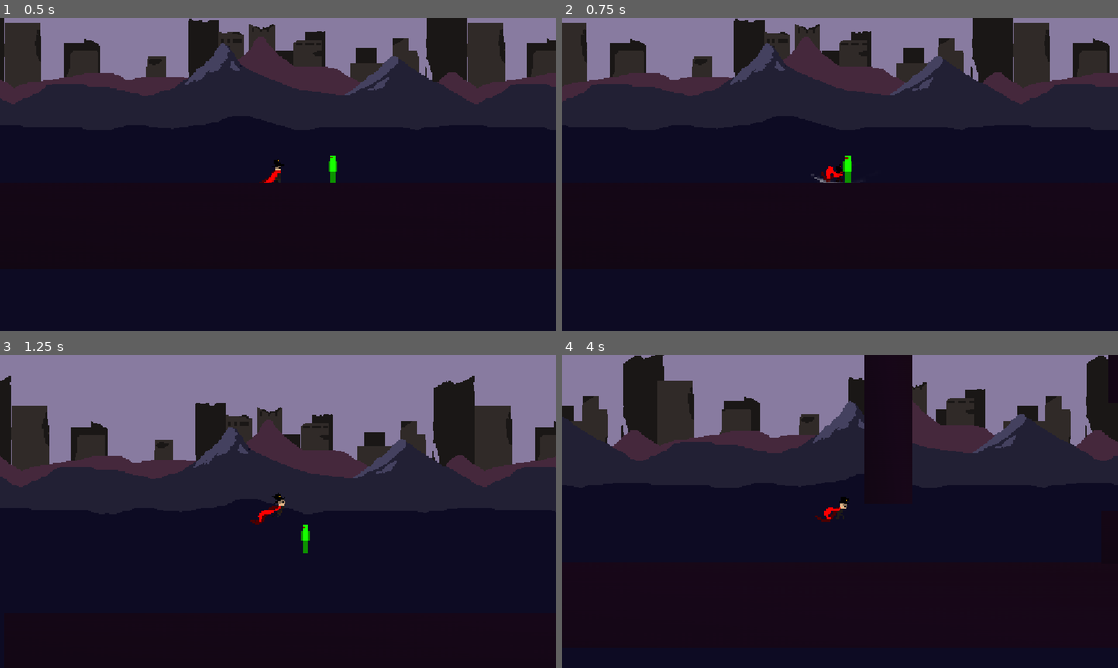
Above: before the commit, frames 1-4 (two rows, left to right).
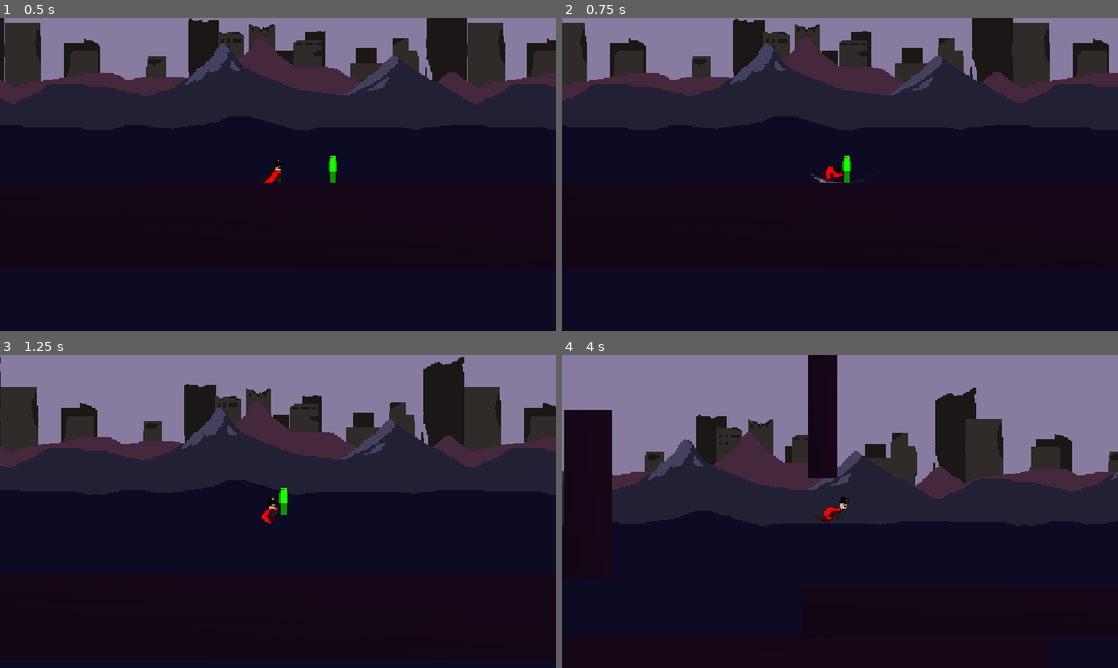
Above: after the commit, the same moments.

Repository: Tyulo13/GDC-Club-Game
Game: Godot game, scene res://scenes/level.tscn
The game is run twice, just before and just after one commit, with the same random seed, the same clock (stepped at 60 frames per second) and the same inputs.
Inputs:
- Up to frame 1 (0.5 s): no input
- Up to frame 2 (0.75 s): tap Enter (attack) at 0.5, 0.6 s; hold D (move_right) from 0.53 s (still down); hold Shift (dash) from 0.53 s (still down)
- Up to frame 3 (1.25 s): keep holding D (move_right); keep holding Shift (dash); tap Space (jump) at 0.77, 1.07 s
- Up to frame 4 (4 s): release Shift (dash) at 1.28 s; tap Shift (dash) at 1.35, 3.05 s; tap Space (jump) at 1.52, 1.55, 1.82, 2.1, 3.02, 3.32, 3.77, 3.8 s; release D (move_right) at 2.03 s; hold A (move_left) 2.03-2.78 s; tap Enter (attack) at 2.3, 2.85 s; hold D (move_right) from 2.78 s (still down); hold Shift (dash) from 3.53 s (still down)

Frame 1 is identical in both runs. In frame 2, 0.3% of the frame differs, in the area x 0-99%, y 0-53%; in frame 3, 13%; in frame 4, 25%, in the area x 0-100%, y 0-54%.

Commit message:
almost finalized grappling hook system
mostly works now

Diff:
--- a/scenes/grapple_hook_system.tscn
+++ b/scenes/grapple_hook_system.tscn
@@ -12,11 +12,11 @@
 
 [node name="HookPoint" type="RigidBody2D" parent="."]
 position = Vector2(0, 51)
-gravity_scale = 0.0
+collision_layer = 0
+collision_mask = 0
 
 [node name="CollisionShape2D" type="CollisionShape2D" parent="HookPoint"]
 shape = SubResource("CircleShape2D_14hbs")
-disabled = true
 
 [node name="Sprite2D" type="Sprite2D" parent="HookPoint"]
 texture = ExtResource("1_tgkgx")
@@ -33,10 +33,11 @@
 modulate = Color(0.7689408, 0.16040173, 0.2296952, 1)
 texture = ExtResource("1_tgkgx")
 
+[node name="PinJoint2D" type="PinJoint2D" parent="HitPoint"]
+node_a = NodePath("..")
+node_b = NodePath("../../HookPoint")
+softness = 1.0
+
 [node name="GrappleHook" parent="." instance=ExtResource("2_l8v3n")]
 
-[node name="PinJoint2D" type="PinJoint2D" parent="."]
-node_a = NodePath("../HitPoint")
-node_b = NodePath("../HookPoint")
-
 [connection signal="body_entered" from="GrappleHook" to="." method="_on_grapple_hook_body_entered"]
--- a/scripts/character_body_2d.gd
+++ b/scripts/character_body_2d.gd
@@ -2,6 +2,7 @@
 @export var HEALTH : float = 10.0
 @export var IFRAMES : float = 0.0
 @export var grapplehook : PackedScene
+@export var isHooked : bool = false
 @export var level : Node2D
 
 const SPEED = 120.0
@@ -42,6 +43,8 @@
 
 func _physics_process(delta: float) -> void:
 	var direction := Input.get_axis("move_left", "move_right")
+	global_rotation = 0
+
 
 	if IFRAMES > 0:
 		$AnimatedSprite2D.modulate = Color(1, 0, 0)
@@ -49,152 +52,156 @@
 	else:
 		$AnimatedSprite2D.modulate = Color(1, 1,1)
 		IFRAMES = 0
-
-	if !is_on_wall_only() or !direction:
-		if velocity.y < 0:
-			GRAVITY = 600 # rise gravity
-		elif velocity.y < 100:
-			GRAVITY = 500 # apex gravity
-		else:
-			GRAVITY = 1000 # fall gravity
-
-	# adding gravity
-	if !is_on_floor():
-		velocity.y += GRAVITY * delta
-	# jump buffer
-	if Input.is_action_just_pressed("jump"):
-		$JumpBuffer.start()
-
-	# coyote time
-	if is_on_floor():
-		canDOUBLEJUMP = true
-		if canRegainDASH:
-			canDASH = true
-		if coyote_time_activated:
-			coyote_time_activated = false
+	if not isHooked: # if the player isn't attached to the grappling hook, apply movement as usual
+
+		if !is_on_wall_only() or !direction:
+			if velocity.y < 0:
+				GRAVITY = 600 # rise gravity
+			elif velocity.y < 100:
+				GRAVITY = 500 # apex gravity
+			else:
+				GRAVITY = 1000 # fall gravity
+
+		# adding gravity
+		if !is_on_floor():
+			velocity.y += GRAVITY * delta
+		# jump buffer
+		if Input.is_action_just_pressed("jump"):
+			$JumpBuffer.start()
+
+		# coyote time
+		if is_on_floor():
+			canDOUBLEJUMP = true
+			if canRegainDASH:
+				canDASH = true
+			if coyote_time_activated:
+				coyote_time_activated = false
+				$CoyoteTime.stop()
+		else:
+			if !coyote_time_activated:
+				$CoyoteTime.start()
+				coyote_time_activated = true
+
+		# jumping
+		if !$JumpBuffer.is_stopped() and (is_on_floor() or !$CoyoteTime.is_stopped() or canDOUBLEJUMP) and !Input.is_action_pressed("move_down"):
+			$JumpBuffer.stop()
+			coyote_time_activated = true
+			if !is_on_floor() and $CoyoteTime.is_stopped() and canDOUBLEJUMP:
+				canDOUBLEJUMP = false
 			$CoyoteTime.stop()
-	else:
-		if !coyote_time_activated:
-			$CoyoteTime.start()
-			coyote_time_activated = true
-
-	# jumping
-	if !$JumpBuffer.is_stopped() and (is_on_floor() or !$CoyoteTime.is_stopped() or canDOUBLEJUMP) and !Input.is_action_pressed("move_down"):
-		$JumpBuffer.stop()
-		coyote_time_activated = true
-		if !is_on_floor() and $CoyoteTime.is_stopped() and canDOUBLEJUMP:
-			canDOUBLEJUMP = false
-		$CoyoteTime.stop()
-		velocity.y = JUMP_VELOCITY
-	# releasing jump
-	if Input.is_action_just_released("jump") and velocity.y < 0:
-		velocity.y = JUMP_VELOCITY / 3
-
-	if Input.is_action_just_pressed("move_left"):
-		InputDIRECTION = -1
-	if Input.is_action_just_pressed("move_right"):
-		InputDIRECTION = 1
-
-
-	# dive kick
-	if Input.is_action_just_pressed("jump") and Input.is_action_pressed("move_down") and !is_on_floor():
-		isDIVING = true
-		if direction:
-			velocity.x = 170 * direction
-		else:
-			velocity.x = 0
-		velocity.y = -100
-		await(get_tree().create_timer(0.1, true, false, true).timeout)
-		velocity.y = 900
-	else:
-		isDIVING = false
-
-	if Input.is_action_just_pressed("attack") and canATTACK == true and is_on_floor() and isDASHING == false:
-		canATTACK = false
-		attacking = true
-		$SliceAnim.play("default")
-		await(get_tree().create_timer(0.15, true, false, true).timeout)
-		attacking = false
-		await(get_tree().create_timer(0.1, true, false, true).timeout)
-		canATTACK = true
-
-	# moves the player left and right
-	if direction and !isWALLRUN:
-		if abs(velocity.x) > 250:
-			velocity.x = move_toward(velocity.x, direction * SPEED, 20)
-			# if high velocity, slowly decelerates the player to walking speed
-		else:
-			velocity.x = move_toward(velocity.x, direction * SPEED, 40)
-			# if low velocity, quickly deccelerates the player to walking speed
-	else:
-		if abs(velocity.x) > 250:
-			velocity.x = move_toward(velocity.x, 0, 20)
-			# if high velocity, slowly decelerates the player to stop
-		else:
-			velocity.x = move_toward(velocity.x, 0, 40)
-			# if low velocity, quickly deccelerates the player to stop
-
-	# dash input
-	if Input.is_action_just_pressed("dash") and canDASH and !is_on_wall_only() and velocity.x != 0:
-		isDASHING = true
-		velocity.y = velocity.y - velocity.y
-		velocity.x = velocity.x / 100
-		await(get_tree().create_timer(0.083, true, false, true).timeout)
-		velocity.y = velocity.y - velocity.y - 50
-		velocity.x = InputDIRECTION * (abs(velocity.x) + 550) # 550 = dash strength
-		canDASH = false
-		canRegainDASH = false
-
-		velocity.y = 0
-
-		await(get_tree().create_timer(0.247, true, false, true).timeout)
-		canRegainDASH = true
-		isDASHING = false
-
-		if is_on_floor() or !is_on_floor():
-			canDASH = true
-
-
-	# wall slide
-	if is_on_wall_only() and direction:
-		if velocity.y > 0 and !isWALLRUN:
-			velocity.y = 20
-		if Input.is_action_pressed("dash") and !isWALLRUN:
-			isWALLRUN = true
-			velocity.y = -300
-			await(get_tree().create_timer(0.2, true, false, true).timeout)
-			if is_on_wall_only():
-				hitstop(0.01, 0.02)
-				await(get_tree().create_timer(0.02, true, false, true).timeout)
-				canDOUBLEJUMP = true
-				isWALLRUN = false
-				velocity.y = -200
-				velocity.x = 300 * -direction
-
-	if (!is_on_wall_only() or Input.is_action_just_released("dash")) and isWALLRUN:
-		hitstop(0.01, 0.05)
-		await(get_tree().create_timer(0.05, true, false, true).timeout)
-		canDOUBLEJUMP = true
-		isWALLRUN = false
-		velocity.y = -200
-
-	if Input.is_action_just_pressed("grappling_hook"):
-		var direction_vector: Vector2 = Input.get_vector("move_left", "move_right", "move_up", "move_down")
-		if canHook:
-			canHook = false
-
-			hookclone = grapplehook.instantiate()
-
-			hookclone.global_position = self.global_position
-			hookclone.global_rotation = direction_vector.angle()
-			level.add_child(hookclone)
-			print(hookclone.name)
-			hookclone.player = self
-			hookclone.get_node("GrappleHook").apply_central_impulse((direction_vector * GRAPPLE_VELOCITY) + self.get_real_velocity())
+			velocity.y = JUMP_VELOCITY
+		# releasing jump
+		if Input.is_action_just_released("jump") and velocity.y < 0:
+			velocity.y = JUMP_VELOCITY / 3
+
+		if Input.is_action_just_pressed("move_left"):
+			InputDIRECTION = -1
+		if Input.is_action_just_pressed("move_right"):
+			InputDIRECTION = 1
+
+
+		# dive kick
+		if Input.is_action_just_pressed("jump") and Input.is_action_pressed("move_down") and !is_on_floor():
+			isDIVING = true
+			if direction:
+				velocity.x = 170 * direction
+			else:
+				velocity.x = 0
+			velocity.y = -100
+			await(get_tree().create_timer(0.1, true, false, true).timeout)
+			velocity.y = 900
+		else:
+			isDIVING = false
+
+		if Input.is_action_just_pressed("attack") and canATTACK == true and is_on_floor() and isDASHING == false:
+			canATTACK = false
+			attacking = true
+			$SliceAnim.play("default")
+			await(get_tree().create_timer(0.15, true, false, true).timeout)
+			attacking = false
+			await(get_tree().create_timer(0.1, true, false, true).timeout)
+			canATTACK = true
+
+		# moves the player left and right
+		if direction and !isWALLRUN:
+			if abs(velocity.x) > 250:
+				velocity.x = move_toward(velocity.x, direction * SPEED, 5)
+				# if high velocity, slowly decelerates the player to walking speed
+			else:
+				velocity.x = move_toward(velocity.x, direction * SPEED, 10)
+				# if low velocity, quickly deccelerates the player to walking speed
+		else:
+			if abs(velocity.x) > 250:
+				velocity.x = move_toward(velocity.x, 0, 5)
+				# if high velocity, slowly decelerates the player to stop
+			else:
+				velocity.x = move_toward(velocity.x, 0, 10)
+				# if low velocity, quickly deccelerates the player to stop
+
+		# dash input
+		if Input.is_action_just_pressed("dash") and canDASH and !is_on_wall_only() and velocity.x != 0:
+			isDASHING = true
+			velocity.y = velocity.y - velocity.y
+			velocity.x = velocity.x / 100
+			await(get_tree().create_timer(0.083, true, false, true).timeout)
+			velocity.y = velocity.y - velocity.y - 50
+			velocity.x = InputDIRECTION * (abs(velocity.x) + 550) # 550 = dash strength
+			canDASH = false
+			canRegainDASH = false
+
+			velocity.y = 0
+
+			await(get_tree().create_timer(0.247, true, false, true).timeout)
+			canRegainDASH = true
+			isDASHING = false
+
+			if is_on_floor() or !is_on_floor():
+				canDASH = true
+
+
+		# wall slide
+		if is_on_wall_only() and direction:
+			if velocity.y > 0 and !isWALLRUN:
+				velocity.y = 20
+			if Input.is_action_pressed("dash") and !isWALLRUN:
+				isWALLRUN = true
+				velocity.y = -300
+				await(get_tree().create_timer(0.2, true, false, true).timeout)
+				if is_on_wall_only():
+					hitstop(0.01, 0.02)
+					await(get_tree().create_timer(0.02, true, false, true).timeout)
+					canDOUBLEJUMP = true
+					isWALLRUN = false
+					velocity.y = -200
+					velocity.x = 300 * -direction
+
+		if (!is_on_wall_only() or Input.is_action_just_released("dash")) and isWALLRUN:
+			hitstop(0.01, 0.05)
+			await(get_tree().create_timer(0.05, true, false, true).timeout)
+			canDOUBLEJUMP = true
+			isWALLRUN = false
+			velocity.y = -200
+
+		if Input.is_action_just_pressed("grappling_hook"):
+			var direction_vector: Vector2 = Input.get_vector("move_left", "move_right", "move_up", "move_down")
+			if canHook:
+				canHook = false
+
+				hookclone = grapplehook.instantiate()
+
+				hookclone.global_position = self.global_position
+				hookclone.global_rotation = direction_vector.angle()
+				level.add_child(hookclone)
+				print(hookclone.name)
+				hookclone.player = self
+				hookclone.get_node("GrappleHook").apply_central_impulse((direction_vector * GRAPPLE_VELOCITY) + self.get_real_velocity())
 
 	if Input.is_action_just_released("grappling_hook"):
 		self.reparent(level)
 		if is_instance_valid(hookclone):
+			if isHooked:
+				isHooked = false
+				velocity += hookclone.get_node("HookPoint").linear_velocity
 			var hookdecal = hookclone.grapplehook
 			hookdecal.freeze = true
 			while is_instance_valid(hookclone) and (hookdecal.global_position - self.global_position).length() > 20: # keeps drawing the hookclone closer as long as the distance between player and hook is larger than 20
--- a/scripts/grapple_hook.gd
+++ b/scripts/grapple_hook.gd
@@ -9,13 +9,14 @@
 	if is_instance_valid(player):
 
 		$HitPoint.global_position = grapplehook.global_position
-		$PinJoint2D.global_position = $HitPoint.global_position
-		$HookPoint.global_position = player.global_position
+	#	$PinJoint2D.global_position = $HitPoint.global_position
+
 		$HookPoint.gravity_scale = 1
+		player.isHooked = true
 
 
 
-		#player.reparent($HookPoint)
+		player.reparent($HookPoint)
 		grapplehook.reparent($HitPoint)
 		grapplehook.gravity_scale = 0
 		grapplehook.linear_velocity = Vector2.ZERO
@@ -25,3 +26,9 @@
 func _physics_process(delta: float) -> void:
 	var velocity = grapplehook.linear_velocity.normalized()
 	grapplehook.global_rotation = velocity.angle()
+	if player.isHooked  == true:
+		for child in $HookPoint.get_children():
+				if "position" in child:
+					child.position = Vector2(0,0)
+	else:
+		$HookPoint.global_position = player.global_position
